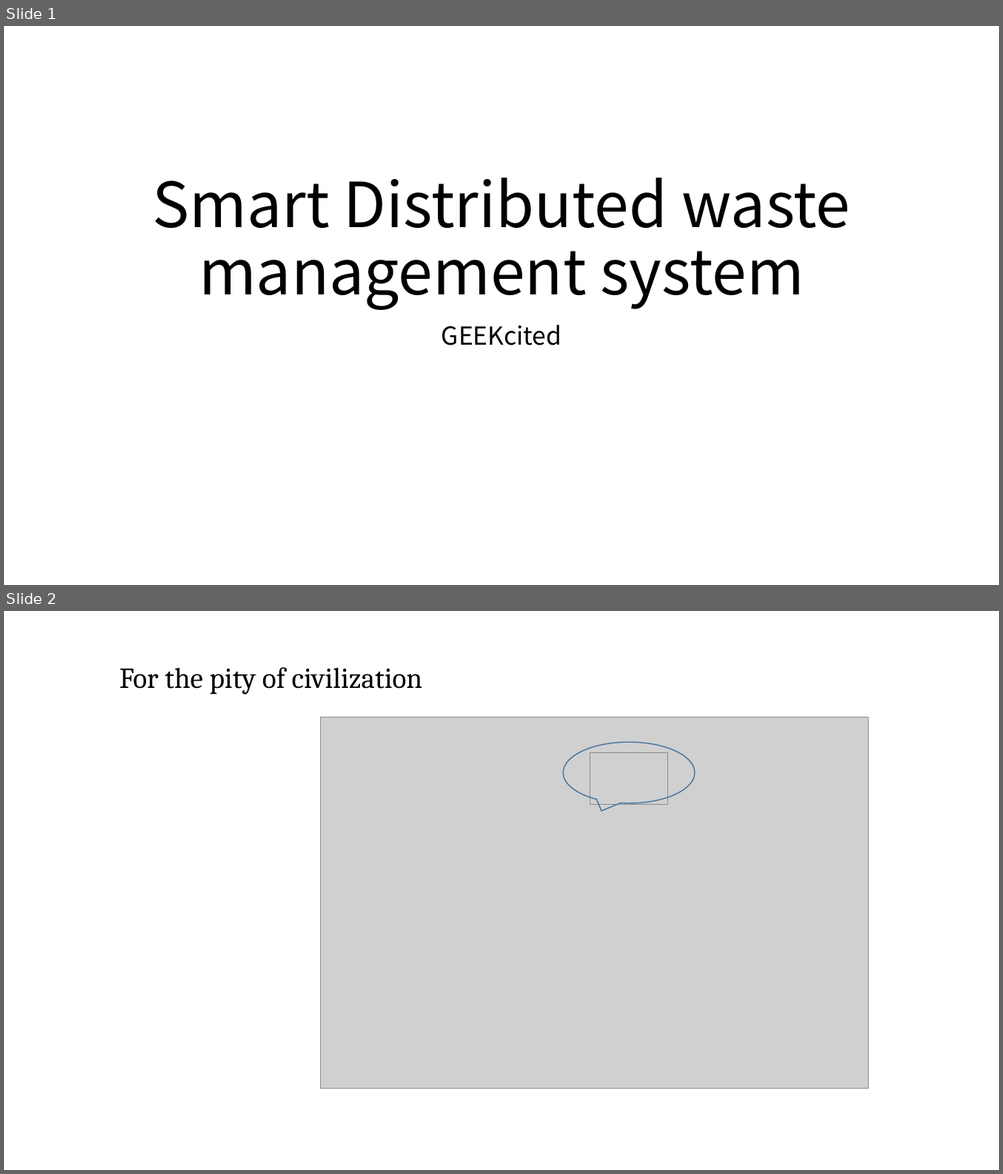
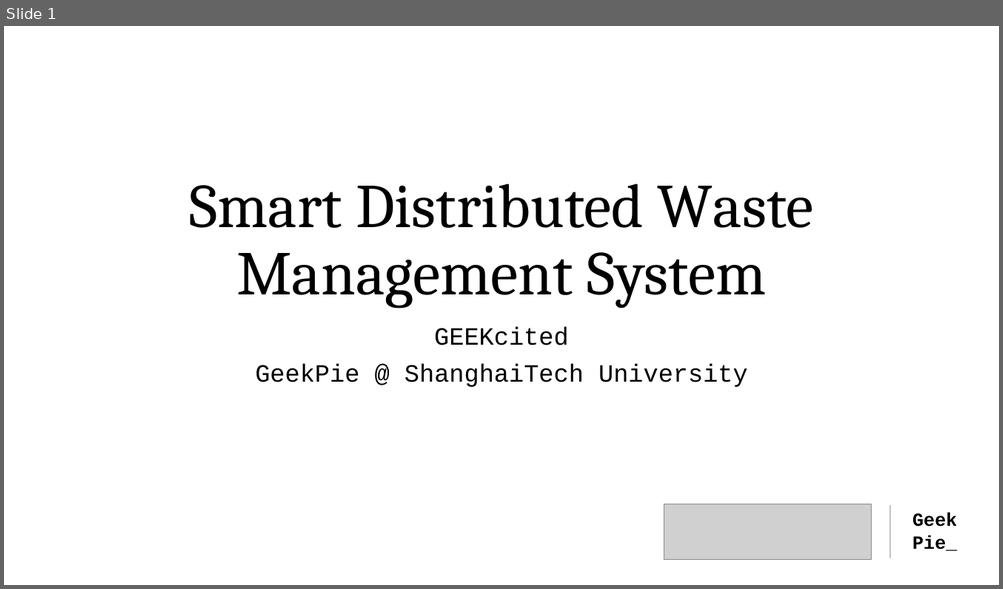
Before and after one commit to maverick117/hackathon2016, a slide deck: Smart Distributed waste management system.pptx. Shown one above the other, each under a label of ours: slides 1 and 2 before the commit, slide 1 after it. The pictures are 1003x1174 and 1003x589 pixels, drawn with LibreOffice and Linux fonts; fonts in the diff are those of the drawing; grey boxes stand for pictures. Boxes give left, top, right and bottom in pixels: in the first picture for what was removed or moved away, otherwise in the second. Text is boxed around its words. In the diff, an @@ line names an element or a change of style, - is before the commit and + after.

```diff
--- a/Smart Distributed waste management system.pptx
+++ b/Smart Distributed waste management system.pptx
@@ slide 2 removed at (4,611,999,1170), background #FFFFFF @@
@@ text removed at (119,667,423,695) @@
-For the pity of civilization
@@ picture removed at (320,718,869,1089) @@
@@ speech bubble removed at (563,742,694,803) @@
@@ picture removed at (589,753,668,804) @@
@@ slide 1 changed as well @@
@@ title at (189,184,814,308): text changed; font Noto Sans CJK SC to Cambria @@
-Smart Distributed waste management system
+Smart Distributed Waste Management System
@@ subtitle at (434,326,569,346): font Noto Sans CJK SC to Courier New in "GEEKcited" @@
@@ subtitle at (255,363,748,387): paragraph added @@
+GeekPie @ ShanghaiTech University
@@ picture added at (663,504,871,560) @@
@@ line added from (891, 506) to (891, 559), #000000 0.5 pt @@
@@ text added at (912,513,956,551), 18 pt, text #000000, bold @@
+Geek
+Pie_
```
Also in this commit, not shown: 3 other slides changed, 7 slides added, 6 other slides removed.
